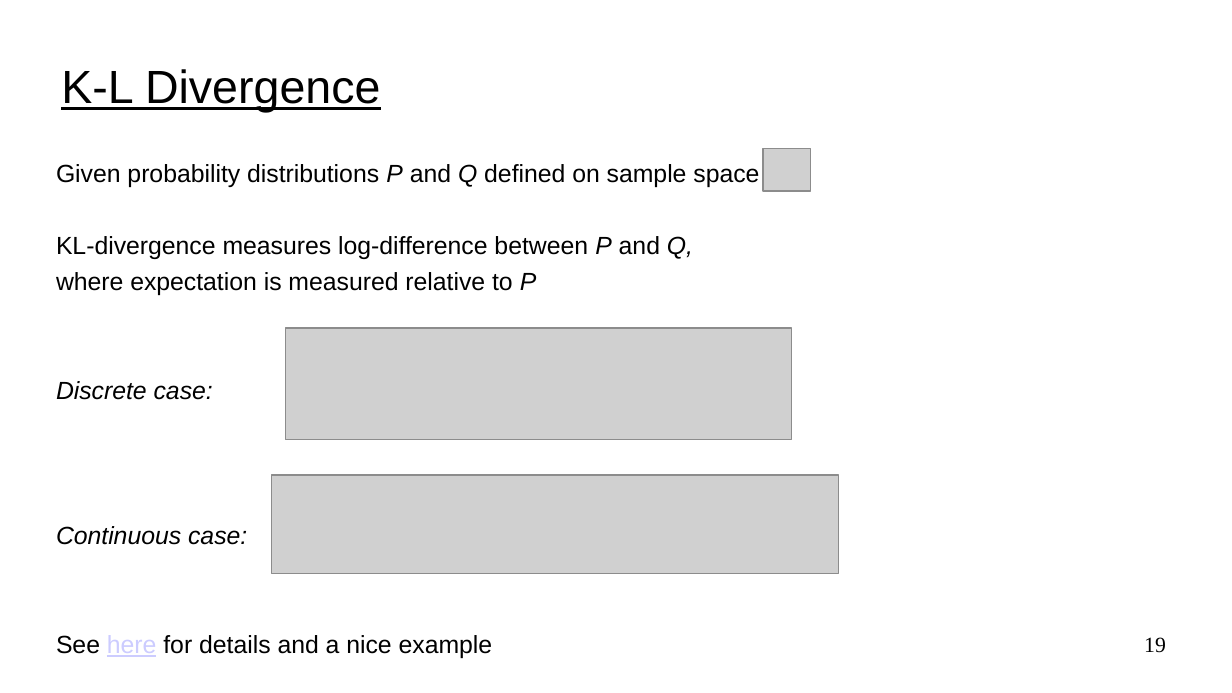
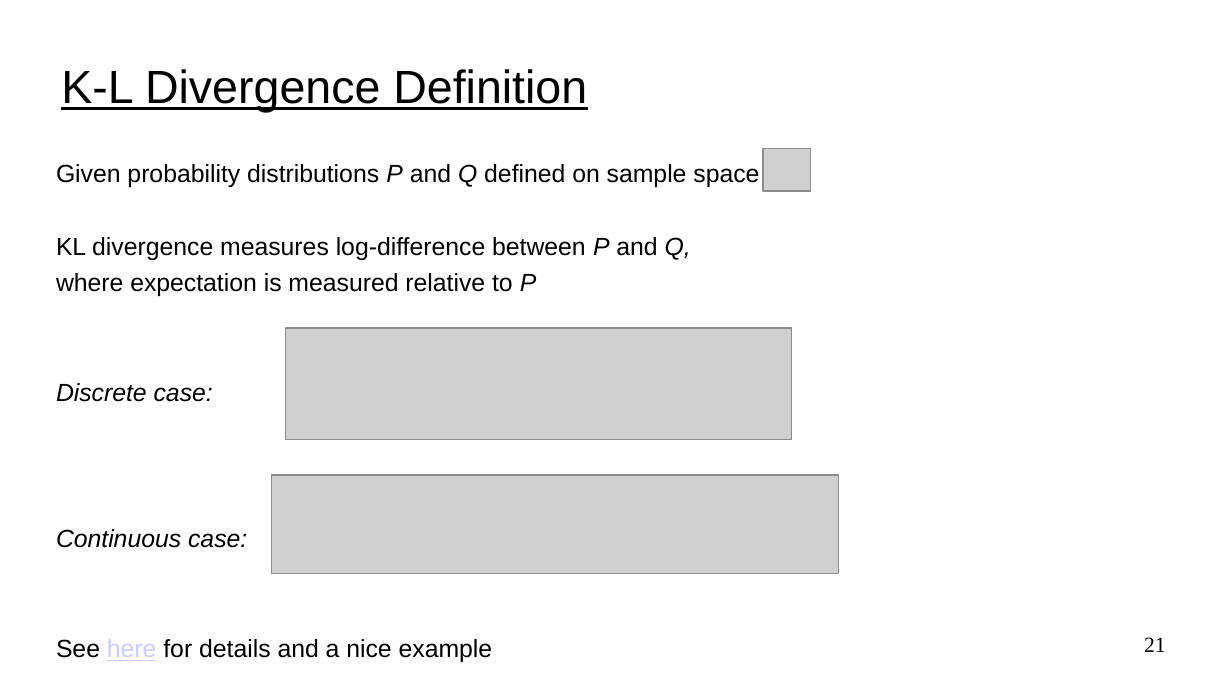
Before and after one commit to UVADS/reinforcement_learning, a slide deck: slide 21 of 08_policy_gradients_extensions/policy_gradients_extensions.ppt (slide 19 before the commit). Drawn at 1232x693 pixels with LibreOffice and Linux fonts; fonts in the diff are those of the drawing; grey boxes stand for pictures. Boxes give left, top, right and bottom in pixels: in the first picture for what was removed or moved away, otherwise in the second. Text is boxed around its words. In the diff, an @@ line names an element or a change of style, - is before the commit and + after.

```diff
--- a/08_policy_gradients_extensions/policy_gradients_extensions.ppt
+++ b/08_policy_gradients_extensions/policy_gradients_extensions.ppt
@@ title at [61, 69, 587, 112]: text changed @@
-K-L Divergence
+K-L Divergence Definition
@@ text at [56, 237, 691, 260]: text changed @@
-KL-divergence measures log-difference between P and Q,
+KL divergence measures log-difference between P and Q,
@@ page number at [1144, 637, 1166, 652]: text changed @@
-19
+21
```
Also in this commit, not shown: 7 other slides changed, 7 slides added.
